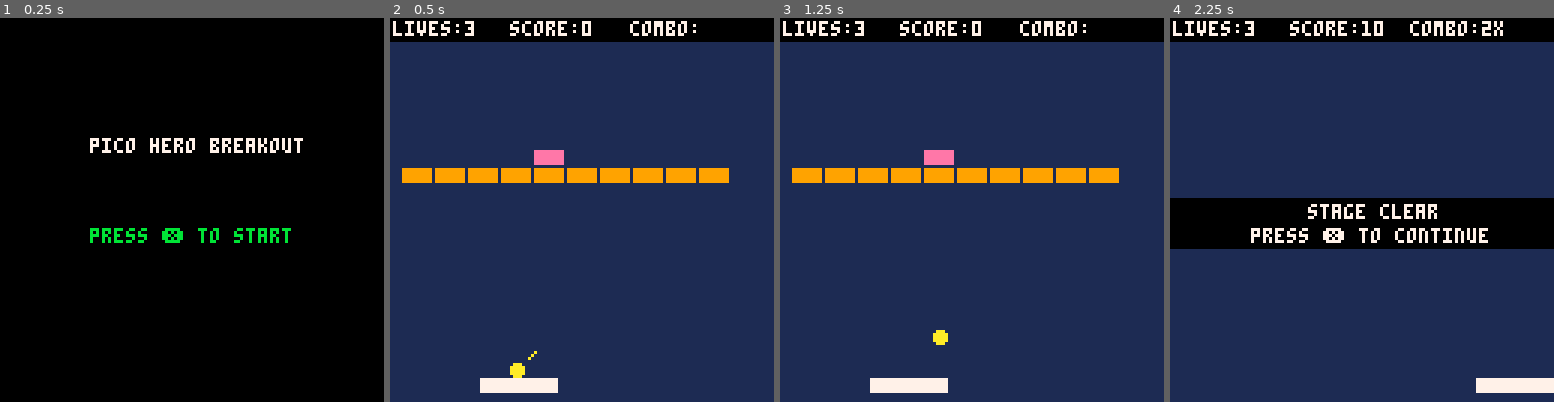
Above: before the commit, frames 1-4 (left to right).
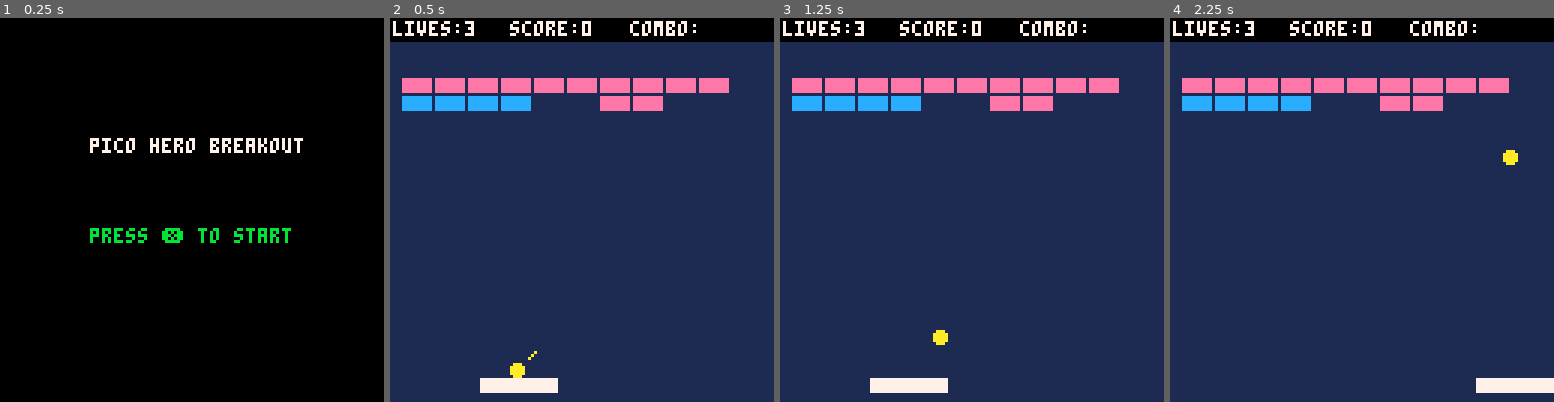
Above: after the commit, the same moments.

Repository: ivanarellano/pico8-doodles
Game: PICO-8 cartridge breakout/breakout.p8
Same seed, same stepped clock (60 frames per second), same inputs: the game is played once before the commit and once after it.
Inputs:
- Up to frame 1 (0.25 s): no input
- Up to frame 2 (0.5 s): tap X (X key) at 0.33 s
- Up to frame 3 (1.25 s): tap X (X key) at 1.07 s
- Up to frame 4 (2.25 s): hold Right 1.6-2.1 s; tap X (X key) at 1.85 s

Frame 1 is identical in both runs. In frame 2, 8.2% of the frame differs, in the area x 3-89%, y 15-43%; in frame 3, 8.2%; in frame 4, 19%, in the area x 0-100%, y 0-61%.

Commit message:
Add first powerup to breakout

Diff:
--- a/breakout/breakout.p8
+++ b/breakout/breakout.p8
@@ -7,8 +7,8 @@
 	level=""
 	levelnum=1
 	levels={}
-	--levels[1]="x5b"
-	levels[1]="////x4b/s9s"
+	levels[1]="b9b/p4x2b2"
+	--levels[1]="////x4b/s9s"
 	--levels[2]="bxhxexixpxbxbxbxbxbxbxbxbxbxbxbxbxbxbxbxbxbxbxbxbxbxbxbx"
 	debug=""
 end
@@ -80,9 +80,9 @@
 	brick_v={}
 	brick_t={}
 	brick_col={
-	["b"]=14,["i"]=6,["h"]=15,
-	["s"]=9,["p"]=12,["z"]=8,
-	["zz"]=8}
+		["b"]=14,["i"]=6,["h"]=15,
+		["s"]=9,["p"]=12,["z"]=8,
+		["zz"]=8}
 
 	--brick types
 	--b=normal
@@ -126,6 +126,13 @@
 	end
 end
 
+function resetpowerups()
+	pup_x={}
+	pup_y={}
+	pup_v={}
+	pup_t={}
+end
+
 function addbrick(i,t)
 	add(brick_x,4+((i-1)%11)*(brick_w+2))
 	add(brick_y,20+flr((i-1)/11)*(brick_h+2))
@@ -149,6 +156,7 @@
 	ball_ang=1
 	combo_mult=1
 	sticky=true
+	resetpowerups()
 end
 
 function setangle(ang)
@@ -187,6 +195,24 @@
 		return false
 	end
 	if bx+ball_r < box_x then
+		return false
+	end
+
+	return true
+end
+
+function box_box(box_x,box_y,box_w,box_h,box2_x,box2_y,box2_w,box2_h)
+	if box_y > box2_y+box2_h then
+		return false
+	end
+	if box_y+box_h < box2_y then
+		return false
+	end
+
+	if box_x > box2_x+box2_w then
+		return false
+	end
+	if box_x+box_w < box2_x then
 		return false
 	end
 
@@ -288,6 +314,13 @@
 		end
 	end
 
+	--draw powerups
+	for i=1,#pup_x do
+		if pup_v[i] then
+			spr(1,pup_x[i],pup_y[i])
+		end
+	end
+
 	rectfill(0,0,128,7,0)
 	if debug!="" then
 		print(debug,1,1,7)
@@ -464,6 +497,20 @@
 	ball_x = nextx
 	ball_y = nexty
 
+	--move powerups
+	for i=1,#pup_x do
+		if pup_v[i] then
+			pup_y[i]+=.5
+			if pup_y[i]>127 then
+				pup_v[i]=false
+			end
+			if box_box(pup_x[i],pup_y[i],8,6,pad_x,pad_y,pad_w,pad_h) then
+				pup_v[i]=false
+				--todo:apply powerup
+			end
+		end
+	end
+
 	checkexplosions()
 
 	if nexty>127 then
@@ -505,8 +552,8 @@
 			points+=10*combo_mult
 			combo_mult+=1
 			combo_mult=mid(1,combo_mult,6)
-			--todo:trigger powerup
-		end
+		end
+		spawnpill(brick_x[i],brick_y[i],"s")
 	elseif brick=="s" then
 		sfx(1+combo_mult)
 		brick_t[i]="zz"
@@ -518,6 +565,13 @@
 	end
 end
 
+function spawnpill(x,y,t)
+	pup_x[#pup_x+1]=x
+	pup_y[#pup_x]=y
+	pup_v[#pup_x]=true
+	pup_t[#pup_x]=t
+end
+
 function checkexplosions()
 	for i=1,#brick_x do
 		if brick_t[i]=="zz" then
@@ -550,12 +604,12 @@
 	end
 end
 __gfx__
-00000000000000000000000000000000000000000000000000000000000000000000000000000000000000000000000000000000000000000000000000000000
-00000000000000000000000000000000000000000000000000000000000000000000000000000000000000000000000000000000000000000000000000000000
-00700700000000000000000000000000000000000000000000000000000000000000000000000000000000000000000000000000000000000000000000000000
-00077000000000000000000000000000000000000000000000000000000000000000000000000000000000000000000000000000000000000000000000000000
-00077000000000000000000000000000000000000000000000000000000000000000000000000000000000000000000000000000000000000000000000000000
-00700700000000000000000000000000000000000000000000000000000000000000000000000000000000000000000000000000000000000000000000000000
+000000000ffffff00000000000000000000000000000000000000000000000000000000000000000000000000000000000000000000000000000000000000000
+00000000f99989990000000000000000000000000000000000000000000000000000000000000000000000000000000000000000000000000000000000000000
+00700700999899990000000000000000000000000000000000000000000000000000000000000000000000000000000000000000000000000000000000000000
+00077000999989990000000000000000000000000000000000000000000000000000000000000000000000000000000000000000000000000000000000000000
+00077000999899990000000000000000000000000000000000000000000000000000000000000000000000000000000000000000000000000000000000000000
+00700700099999900000000000000000000000000000000000000000000000000000000000000000000000000000000000000000000000000000000000000000
 __map__
 0000000000000000000000000000000100000000000000000000000000000000000000000000000000000000000000000000000000000000000000000000000000000000000000000000000000000000000000000000000000000000000000000000000000000000000000000000000000000000000000000000000000000000
 
